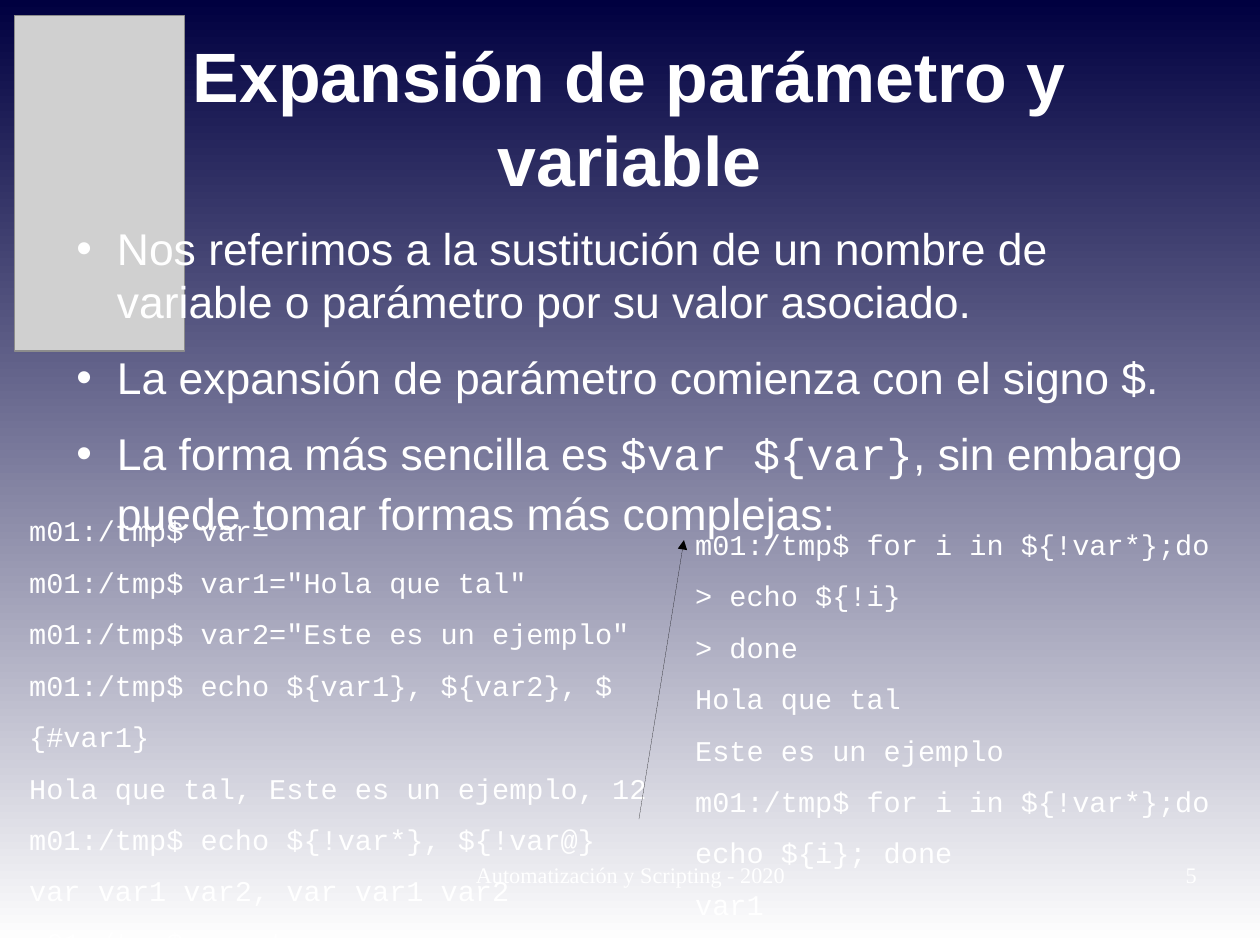
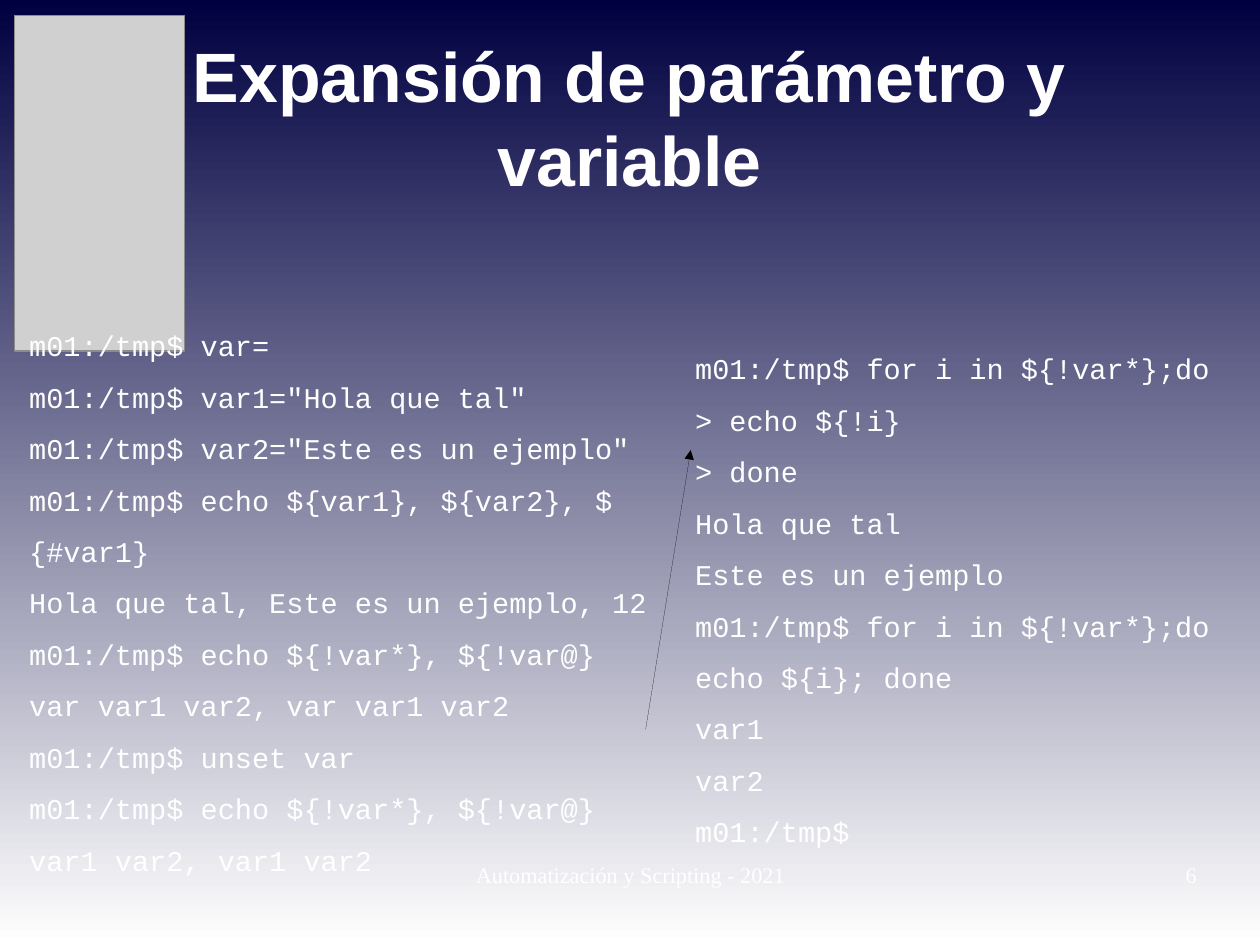
Before and after one commit to niniadcobre/-AutoyScripting, a slide deck: slide 6 of clases/AYS_clase06.odp (slide 5 before the commit). Drawn at 1260x945 pixels with LibreOffice and Linux fonts; fonts in the diff are those of the drawing; grey boxes stand for pictures. Boxes give left, top, right and bottom in pixels: in the first picture for what was removed or moved away, otherwise in the second. Text is boxed around its words. In the diff, an @@ line names an element or a change of style, - is before the commit and + after.

```diff
--- a/clases/AYS_clase06.odp
+++ b/clases/AYS_clase06.odp
@@ text removed at box(117, 230, 1182, 539) @@
-• Nos referimos a la sustitución de un nombre de variable o parámetro por su valor asociado.
-• La expansión de parámetro comienza con el signo $.
-• La forma más sencilla es $var ${var}, sin embargo puede tomar formas más complejas:
@@ text "m01:/tmp$ var=" rewrapped from box(29, 521, 646, 807) to box(29, 336, 646, 828) @@
@@ text "m01:/tmp$ for i in ${!var*};do" rewrapped from box(695, 535, 1210, 821) to box(695, 359, 1210, 800) @@
@@ arrow moved from (639, 820) - (684, 540) to (646, 729) - (691, 450) @@
```
Also in this commit, not shown: 8 other slides changed, 1 slide added, 6 other files.
